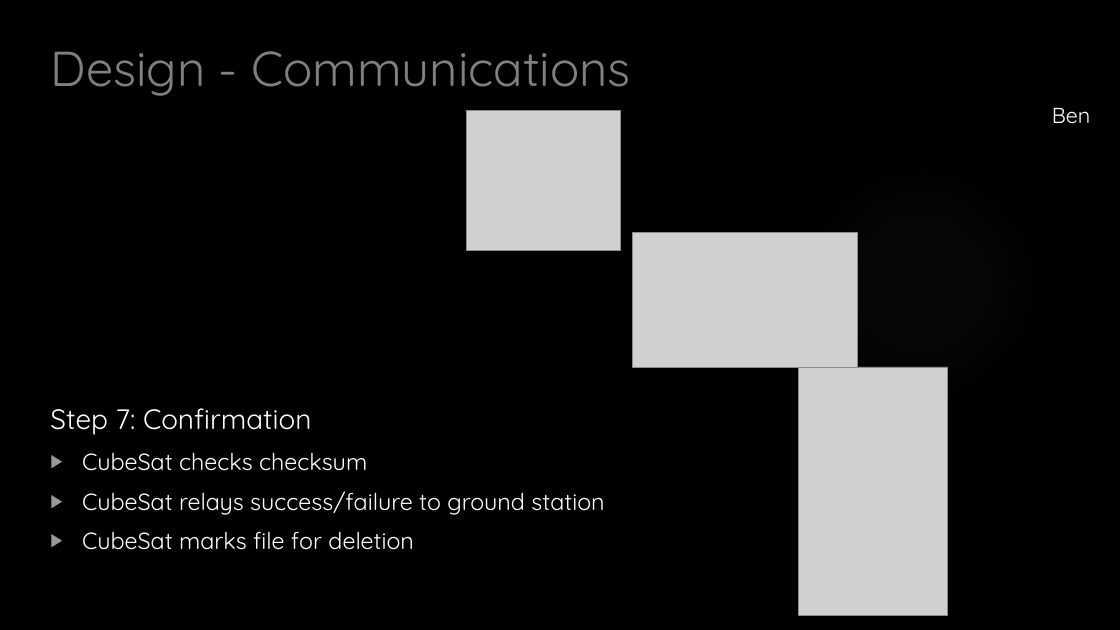
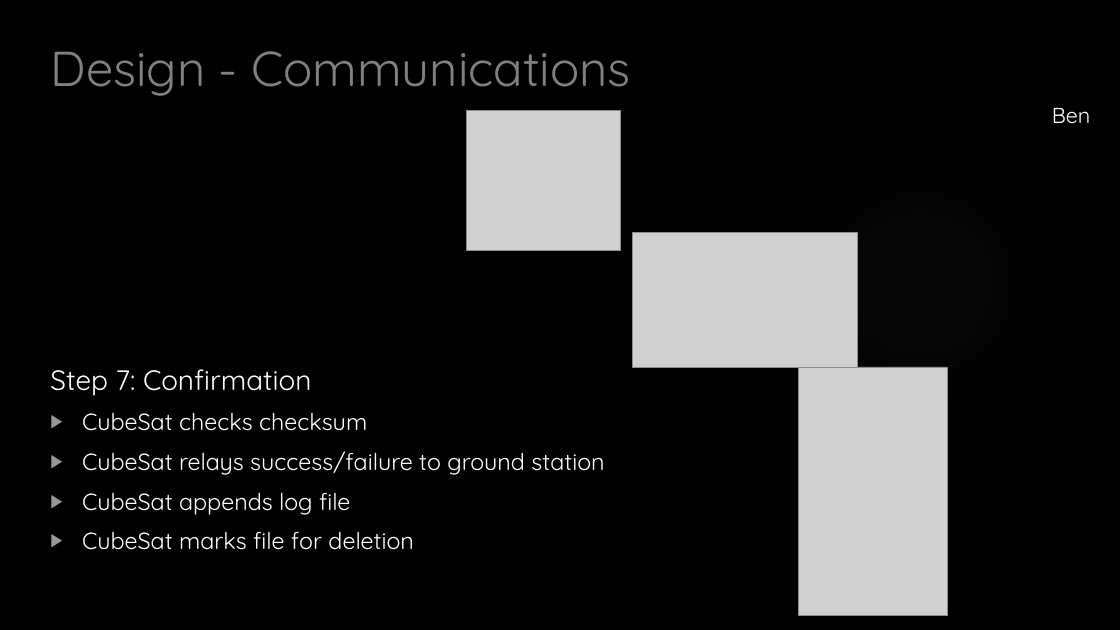
Before and after one commit to HASP-UMN/CubeSat, a slide deck: slide 26 of Presentations/CDR_Presentation.pptx. Drawn at 1120x630 pixels with LibreOffice and Linux fonts; fonts in the diff are those of the drawing; grey boxes stand for pictures; background and template pictures are left out. Boxes give left, top, right and bottom in pixels: in the first picture for what was removed or moved away, otherwise in the second. Text is boxed around its words. In the diff, an @@ line names an element or a change of style, - is before the commit and + after.

```diff
--- a/Presentations/CDR_Presentation.pptx
+++ b/Presentations/CDR_Presentation.pptx
@@ text at box(82, 492, 350, 515): paragraph added @@
+▶ CubeSat appends log file
```
Also in this commit, not shown: 3 other slides changed, 1 slide added.
